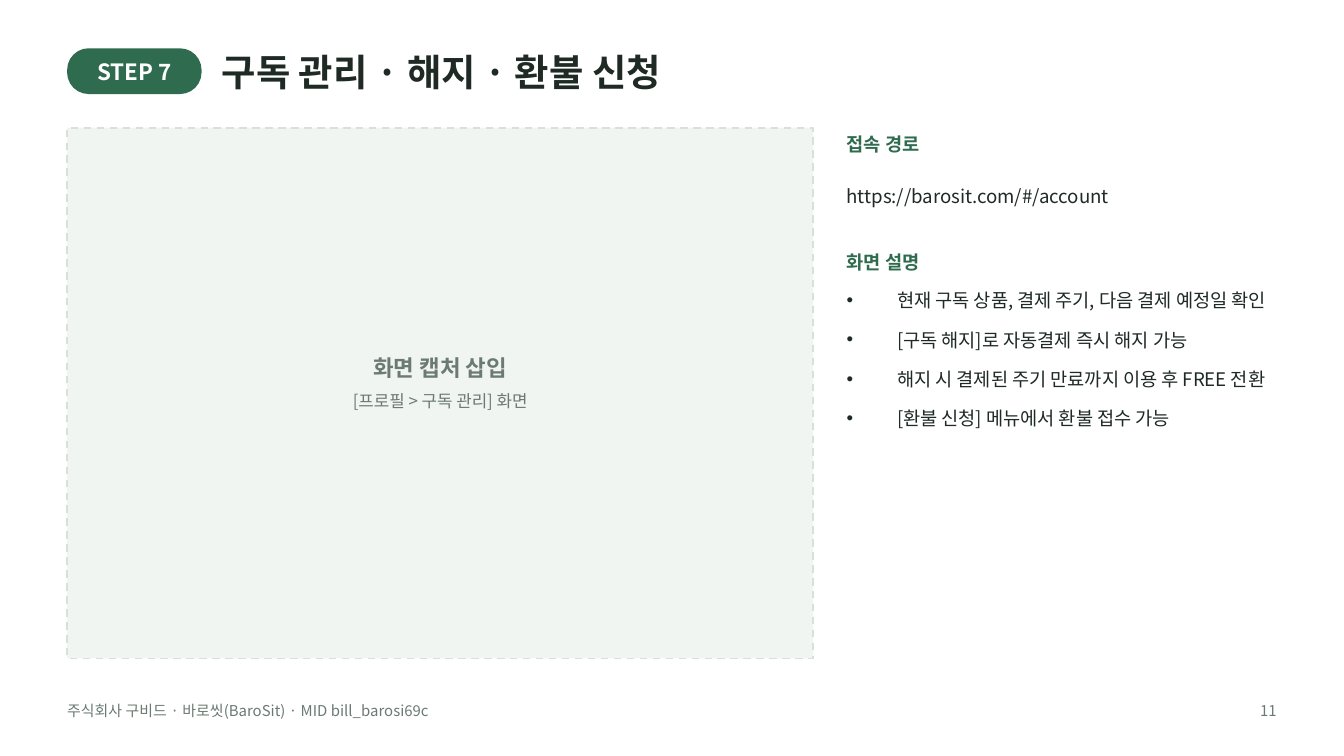
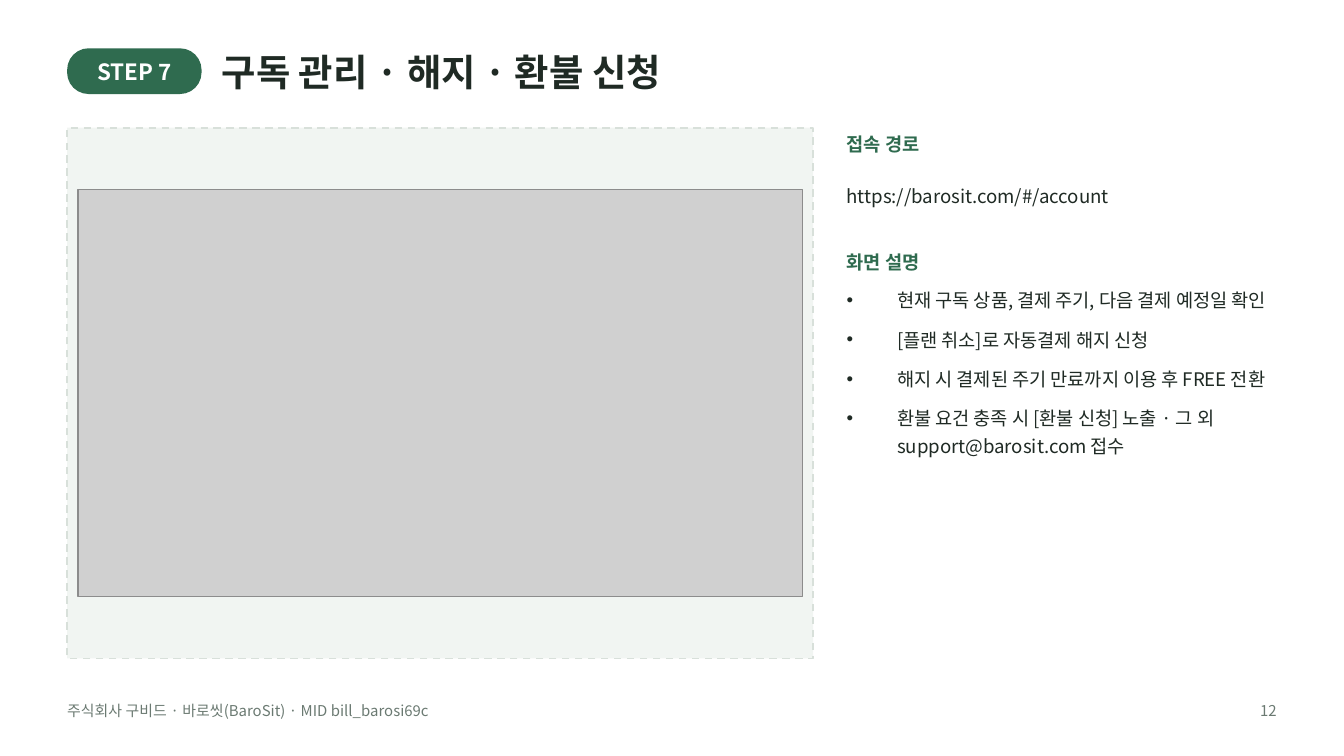
Before and after one commit to jay365-code/barosit, a slide deck: slide 12 of docs/바로씻_빌링결제경로.pptx (slide 11 before the commit). Drawn at 1344x756 pixels with LibreOffice and Linux fonts; fonts in the diff are those of the drawing; grey boxes stand for pictures. Boxes give left, top, right and bottom in pixels: in the first picture for what was removed or moved away, otherwise in the second. Text is boxed around its words. In the diff, an @@ line names an element or a change of style, - is before the commit and + after.

```diff
--- a/docs/바로씻_빌링결제경로.pptx
+++ b/docs/바로씻_빌링결제경로.pptx
@@ picture added at box(78, 190, 802, 597) @@
@@ text removed at box(373, 357, 507, 378) @@
-화면 캡처 삽입
@@ text at box(897, 331, 1149, 350): text changed @@
-• [구독 해지]로 자동결제 즉시 해지 가능
+• [플랜 취소]로 자동결제 해지 신청
@@ text removed at box(353, 393, 528, 410) @@
-[프로필 > 구독 관리] 화면
@@ text at box(897, 409, 1214, 458): text changed @@
-• [환불 신청] 메뉴에서 환불 접수 가능
+• 환불 요건 충족 시 [환불 신청] 노출 · 그 외 support@barosit.com 접수
@@ text at box(1260, 705, 1277, 716): text changed @@
-11
+12
```
Also in this commit, not shown: 9 other slides changed, 1 slide added, 1 other file.
